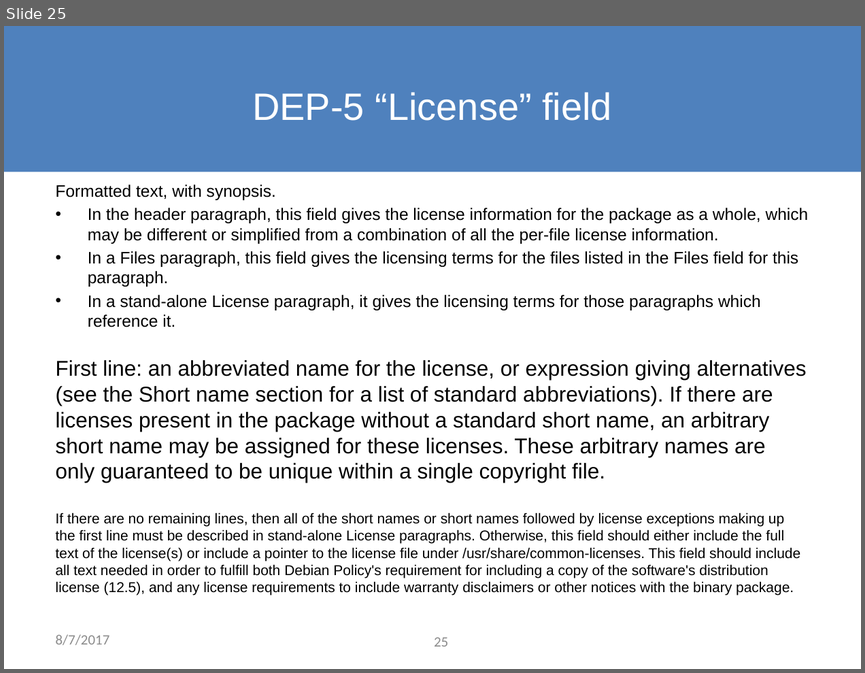
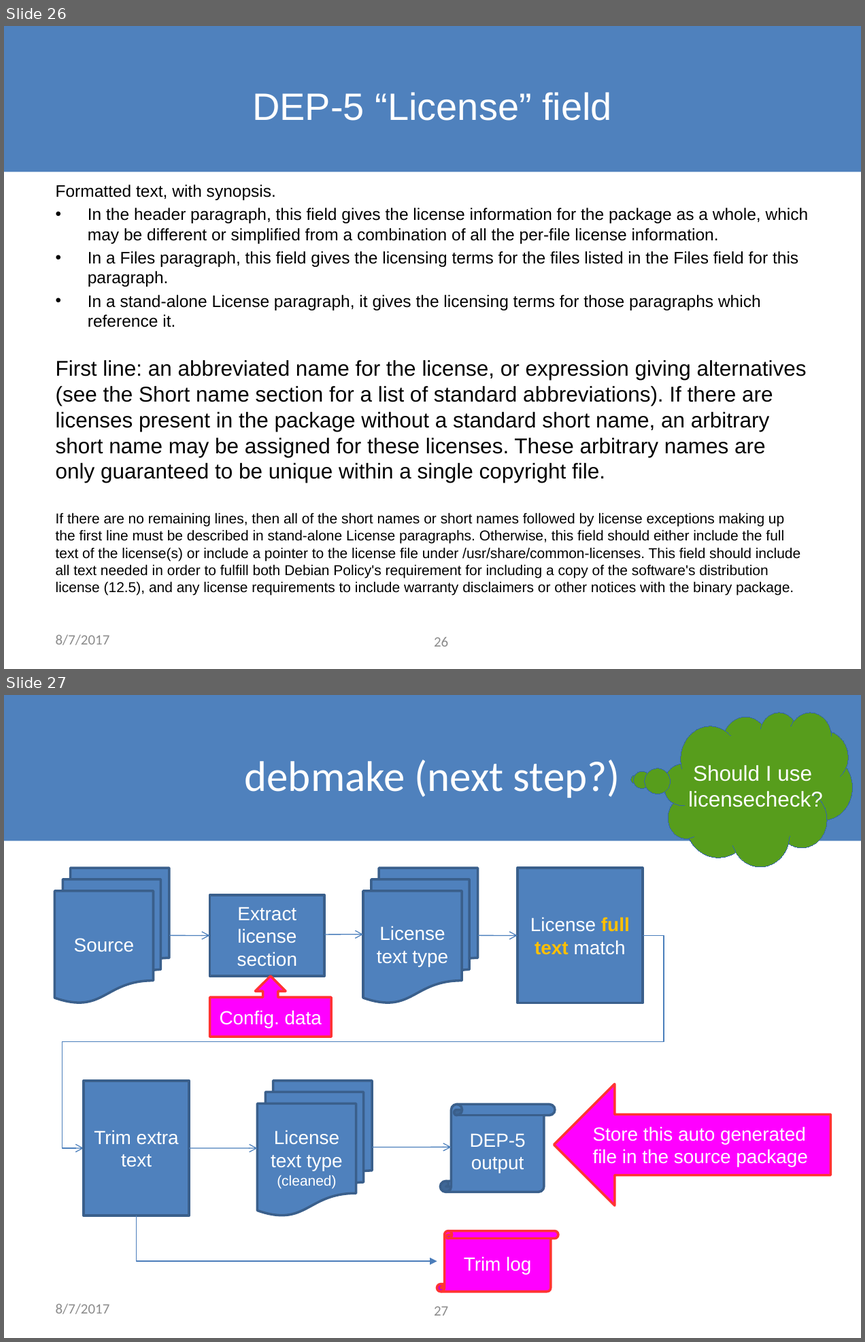
Before and after one commit to osamuaoki/Debconf17-MG-DEP-5, a slide deck: MG-DEP-5.odp. Shown one above the other, each under a label of ours: slide 25 before the commit, slides 26 and 27 after it. The pictures are 865x673 and 865x1342 pixels, drawn with LibreOffice and Linux fonts; fonts in the diff are those of the drawing; background and template pictures are left out. Boxes give left, top, right and bottom in pixels: in the first picture for what was removed or moved away, otherwise in the second. Text is boxed around its words. In the diff, an @@ line names an element or a change of style, - is before the commit and + after.

```diff
--- a/MG-DEP-5.odp
+++ b/MG-DEP-5.odp
@@ slide 27 added at <box>4,695,861,1338</box>, background #FFFFFF; not listed: 1 template element that a slide beside it also shows @@
@@ thought cloud added at <box>664,712,852,866</box>, fill #579D1C, outline #3465A4 0 pt, 18 pt, text #FFFFFF @@
+Should I use
+licensecheck?
@@ title added at <box>245,760,620,798</box>, 36 pt, text #FFFFFF @@
+debmake (next step?)
@@ flow chart multidocument added at <box>54,868,169,1002</box>, fill #4F81BD, outline #3A5F8B 2.01 pt, 16 pt, text #FFFFFF @@
+Source
@@ flow chart multidocument added at <box>363,868,478,1002</box>, fill #4F81BD, outline #3A5F8B 2.01 pt, 16 pt, text #FFFFFF @@
+License text type
@@ rectangle added at <box>517,868,643,1002</box>, fill #4F81BD, outline #3A5F8B 2.01 pt, 16 pt, text #FFFFFF @@
+License full text match
@@ rectangle added at <box>209,895,324,975</box>, fill #4F81BD, outline #3A5F8B 2.01 pt, 16 pt, text #FFFFFF @@
+Extract license section
@@ elbow arrow added from (643, 935) to (84, 1149), #4A7EBB 0.74 pt @@
@@ arrow added from (169, 935) to (209, 936), #4A7EBB 0.74 pt @@
@@ arrow added from (324, 934) to (363, 934), #4A7EBB 0.74 pt @@
@@ arrow added from (478, 935) to (517, 936), #4A7EBB 0.74 pt @@
@@ up arrow callout added at <box>209,976,331,1037</box>, fill #FF00FF, outline #FF3333 2.01 pt, 16 pt, text #FFFFFF @@
+Config. data
@@ rectangle added at <box>84,1081,189,1215</box>, fill #4F81BD, outline #3A5F8B 2.01 pt, 16 pt, text #FFFFFF @@
+Trim extra text
@@ flow chart multidocument added at <box>258,1081,373,1215</box>, fill #4F81BD, outline #3A5F8B 2.01 pt, 16 pt, text #FFFFFF @@
+License text type
+(cleaned)
@@ left arrow added at <box>554,1084,831,1206</box>, fill #FF00FF, outline #FF3333 2.01 pt, 16 pt, text #FFFFFF @@
+Store this auto generated file in the source package
@@ vertical scroll added at <box>440,1104,555,1191</box>, fill #4F81BD, outline #3A5F8B 2.01 pt, 16 pt, text #FFFFFF @@
+DEP-5 output
@@ arrow added from (189, 1149) to (258, 1149), #4A7EBB 0.74 pt @@
@@ arrow added from (372, 1147) to (451, 1147), #4A7EBB 0.74 pt @@
@@ elbow arrow added from (136, 1215) to (436, 1261), #4B7DBA 0.79 pt @@
@@ vertical scroll added at <box>436,1231,558,1291</box>, fill #FF00FF, outline #FF3333 2.01 pt, 16 pt, text #FFFFFF @@
+Trim log
@@ text added at <box>56,1303,110,1314</box>, 12 pt, text #8B8B8B @@
+8/7/2017
@@ page number added at <box>434,1306,448,1315</box>, 12 pt, text #8B8B8B @@
+27
@@ what was slide 25 is now slide 26 @@
@@ page number at <box>434,637,448,646</box>: text changed @@
-25
+26
```
Also in this commit, not shown: 1 slide changed, 1 other slide added.
